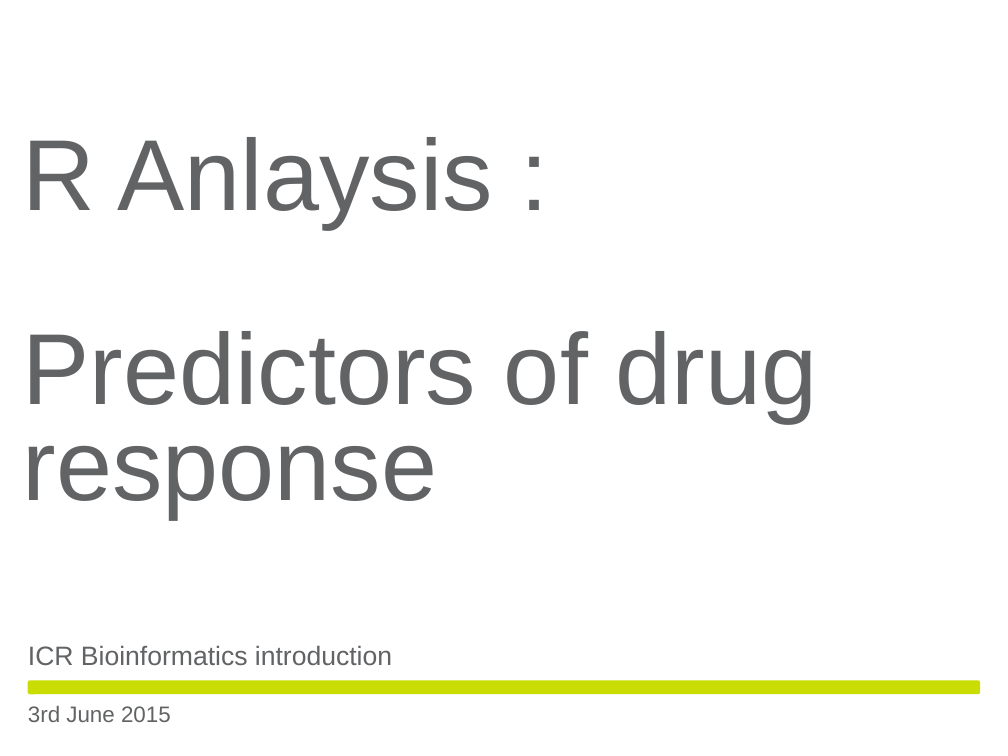
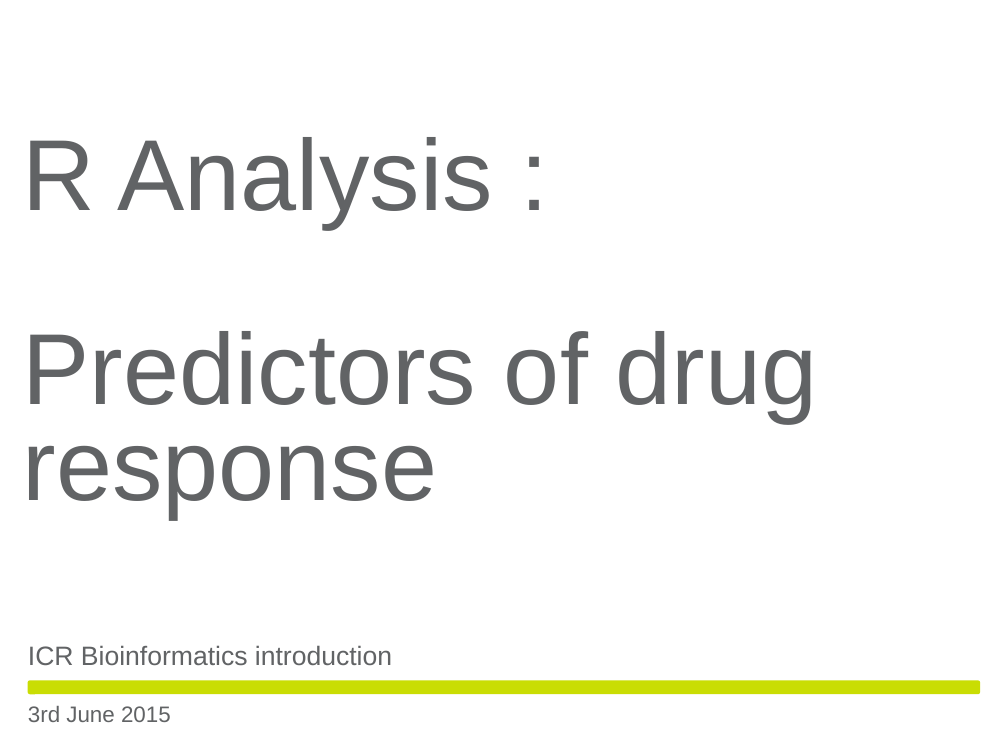
Before and after one commit to aleonidou/genexdrugdemo, a slide deck: slide 1 of genexdemo_slides.pptx. Drawn at 1008x756 pixels with LibreOffice and Linux fonts; fonts in the diff are those of the drawing; background and template pictures are left out. Boxes give left, top, right and bottom in pixels: in the first picture for what was removed or moved away, otherwise in the second. Text is boxed around its words. In the diff, an @@ line names an element or a change of style, - is before the commit and + after.

```diff
--- a/genexdemo_slides.pptx
+++ b/genexdemo_slides.pptx
@@ title at [23, 137, 818, 519]: text changed @@
-R Anlaysis :
-Predictors of drug response
+R Analysis :
+Predictors of drug response
```
Also in this commit, not shown: 1 other slide changed, 10 slides added, 1 slide removed, 1 other file.
